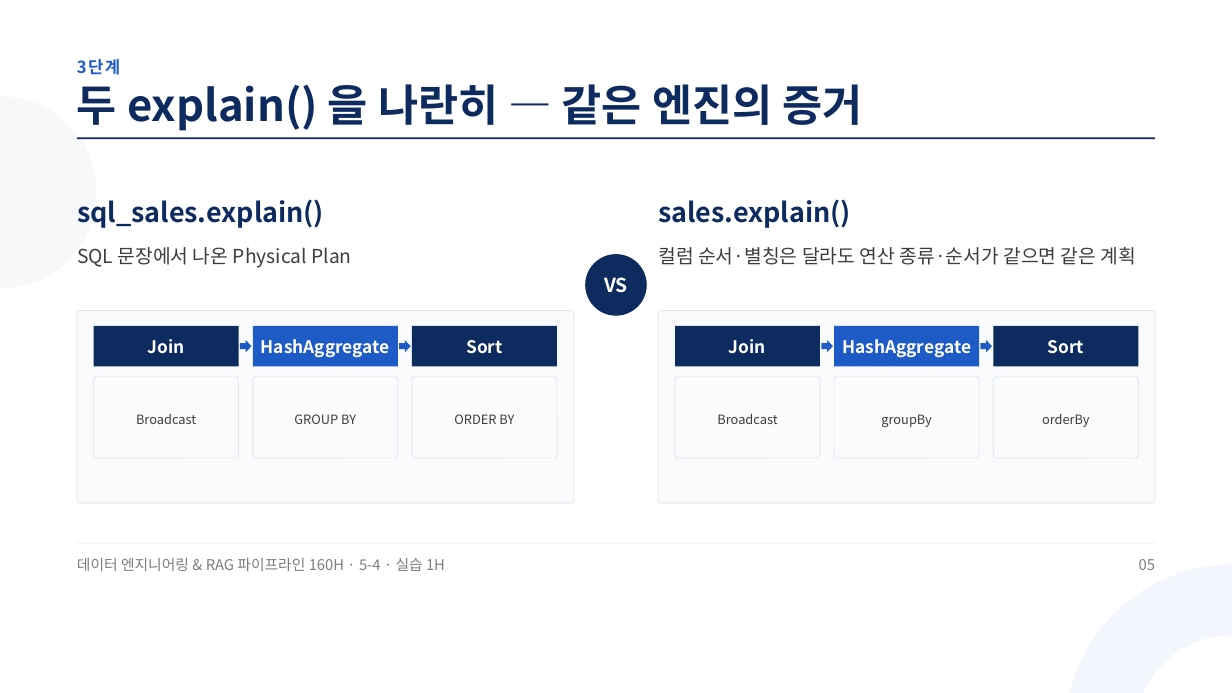
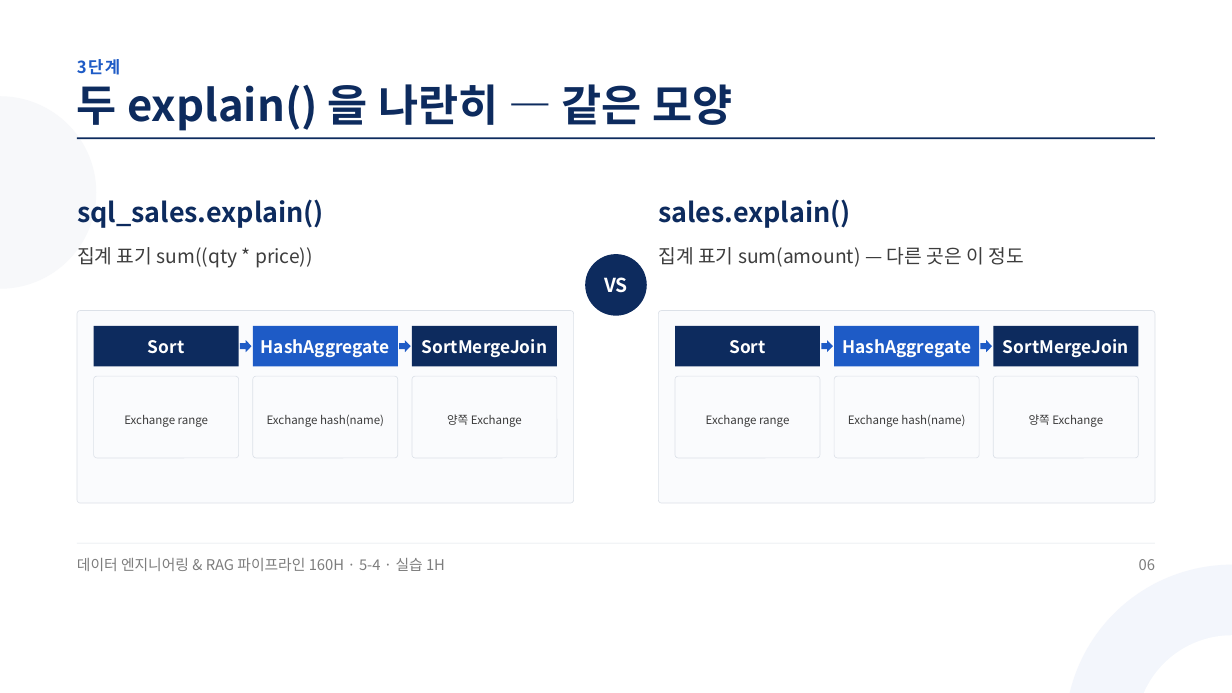
Before and after one commit to aebonlee/materials, a slide deck: slide 6 of data-eng/decks/w5d4s3.pptx (slide 5 before the commit). Drawn at 1232x693 pixels with LibreOffice and Linux fonts; fonts in the diff are those of the drawing. Boxes give left, top, right and bottom in pixels: in the first picture for what was removed or moved away, otherwise in the second. Text is boxed around its words. In the diff, an @@ line names an element or a change of style, - is before the commit and + after.

```diff
--- a/data-eng/decks/w5d4s3.pptx
+++ b/data-eng/decks/w5d4s3.pptx
@@ text at [77,84,732,131]: text changed @@
-두 explain() 을 나란히 — 같은 엔진의 증거
+두 explain() 을 나란히 — 같은 모양
@@ text at [77,247,313,268]: text changed @@
-SQL 문장에서 나온 Physical Plan
+집계 표기 sum((qty * price))
@@ text at [658,247,1023,267]: text changed @@
-컬럼 순서·별칭은 달라도 연산 종류·순서가 같으면 같은 계획
+집계 표기 sum(amount) — 다른 곳은 이 정도
@@ text at [148,340,185,354]: text changed @@
-Join
+Sort
@@ text at [422,339,548,358]: text changed @@
-Sort
+SortMergeJoin
@@ text at [729,340,766,354]: text changed @@
-Join
+Sort
@@ text at [1003,339,1129,358]: text changed @@
-Sort
+SortMergeJoin
@@ text at [124,415,208,427]: text changed; size 15 to 13.5 pt @@
-Broadcast
+Exchange range
@@ text at [267,415,384,427]: text changed; size 15 to 13.5 pt @@
-GROUP BY
+Exchange hash(name)
@@ text at [447,414,522,427]: text changed; size 15 to 13.5 pt @@
-ORDER BY
+양쪽 Exchange
@@ text at [706,415,789,427]: text changed; size 15 to 13.5 pt @@
-Broadcast
+Exchange range
@@ text at [848,414,965,427]: text changed; size 15 to 13.5 pt @@
-groupBy
+Exchange hash(name)
@@ text at [1029,414,1103,427]: text changed; size 15 to 13.5 pt @@
-orderBy
+양쪽 Exchange
@@ text at [1139,559,1155,570]: text changed @@
-05
+06
```
Also in this commit, not shown: 9 other slides changed, 1 slide added, 1 slide removed, 11 other files.
